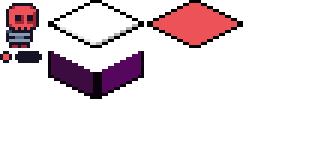
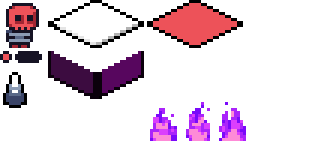
The second 321px x 144px image is a revision of the first. Changes to its layers:
added layer "Fire 2" above "Spike" over [150, 102, 246, 141]
added layer "Spike" above "Layer 4" over [3, 72, 27, 108]
